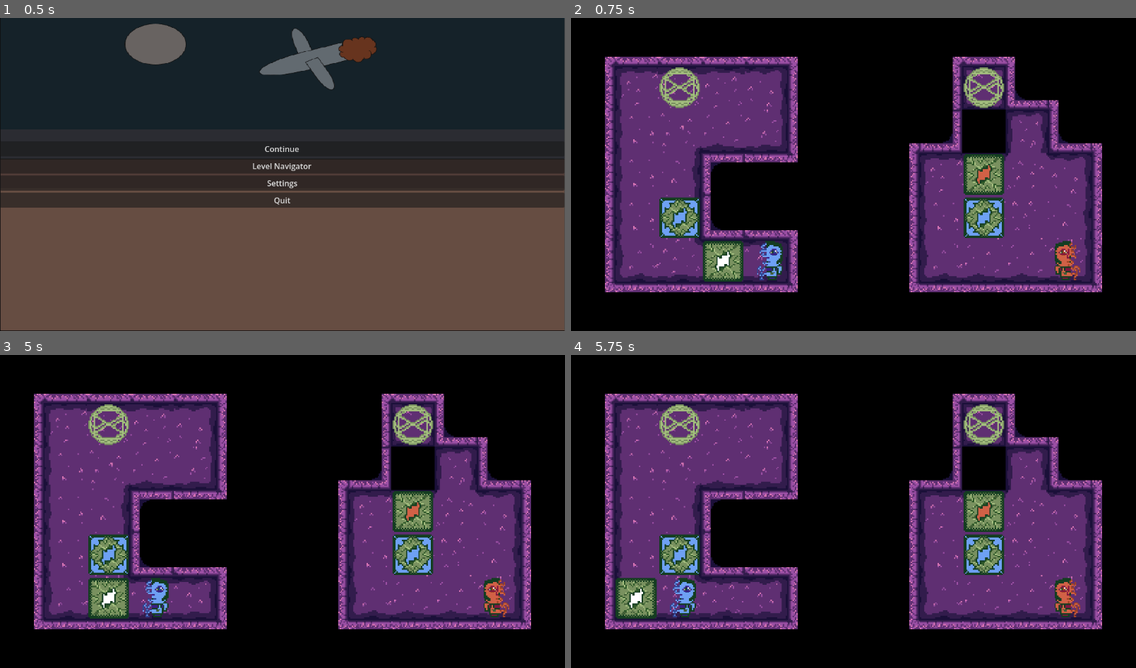
Above: before the commit, frames 1-4 (two rows, left to right).
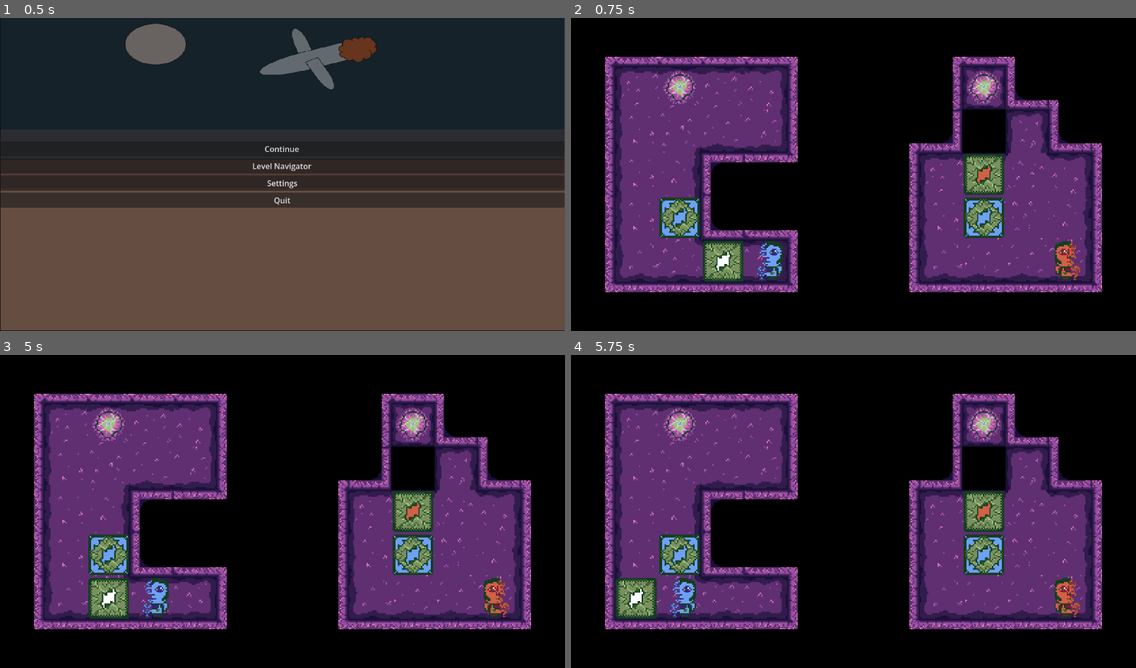
Above: after the commit, the same moments.

Repository: whitsettbe/kcol-f26-gamedevproj-cb
Game: Godot game, scene res://UI/scenes/main_menu.tscn
The game is run twice, just before and just after one commit, with the same random seed, the same clock (stepped at 60 frames per second) and the same inputs.
Inputs:
- Up to frame 1 (0.5 s): no input
- Up to frame 2 (0.75 s): click "Continue" at 0.5 s
- Up to frame 3 (5 s): tap Enter at 1.25 s; hold D (L_right) 1.28-2.03 s; tap Shift (undo) every 0.75 s from 1.35 to 4.35 s; tap Space (restart) every 0.75 s from 2 to 4.25 s; hold S (L_down) 2.03-2.78 s; hold D (L_right) 2.78-3.53 s; hold W (L_up) 3.53-4.28 s; hold A (L_left) from 4.28 s (still down)
- Up to frame 4 (5.75 s): keep holding A (L_left); tap Shift (undo) at 5.1 s

Frame 1 is identical in both runs. In frame 2, 1.3% of the frame differs, in the area x 15-77%, y 15-29%; in frame 3, 1.3%; in frame 4, 1.3%.

Commit message:
Added exit portal texture asignment

Diff:
--- a/TornAsunder/levels/level_block_manager.gd
+++ b/TornAsunder/levels/level_block_manager.gd
@@ -30,6 +30,9 @@
 const INPUT_RUN_INTERVAL = 0.15 # seconds between
 		# running motions (repeated motion during
 		# key-holding)
+const EXIT_TEXTURE = Vector2i(2,3) # the location of the
+		# exit sprite on the spritesheet (used to set
+		# the sprite and differentiate portals from exits)
 
 
 # Called when the node enters the scene tree for the first time.
@@ -142,6 +145,17 @@
 	for node in get_children():
 		if node is Block:
 			align_single_block_design(node)
+		elif node is PortalIn:
+			align_portal_design(node)
+
+# Ensure Exit Portals are given exit texture
+func align_portal_design(node: PortalIn):
+	if node.is_exit:
+		node.get_node("TileMapLayer").set_cell(
+			Vector2i(0,0),
+			0,
+			EXIT_TEXTURE
+		)
 
 # Ensure Block properties align with its type
 func align_single_block_design(node : Block):
